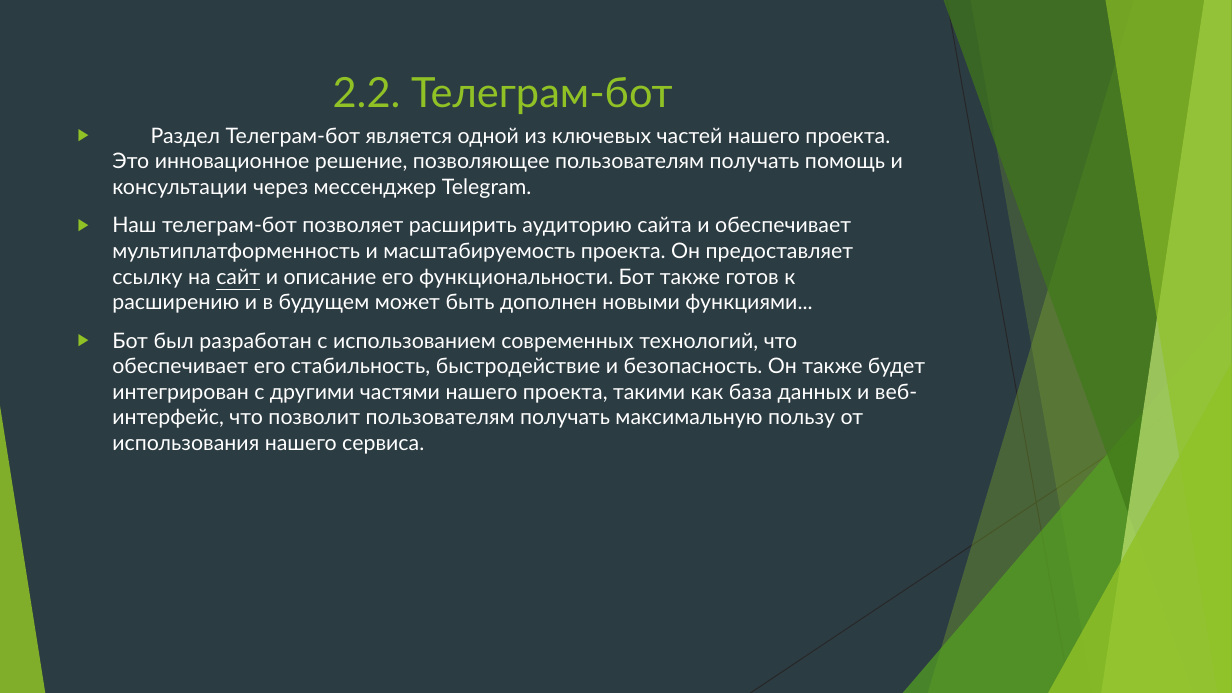
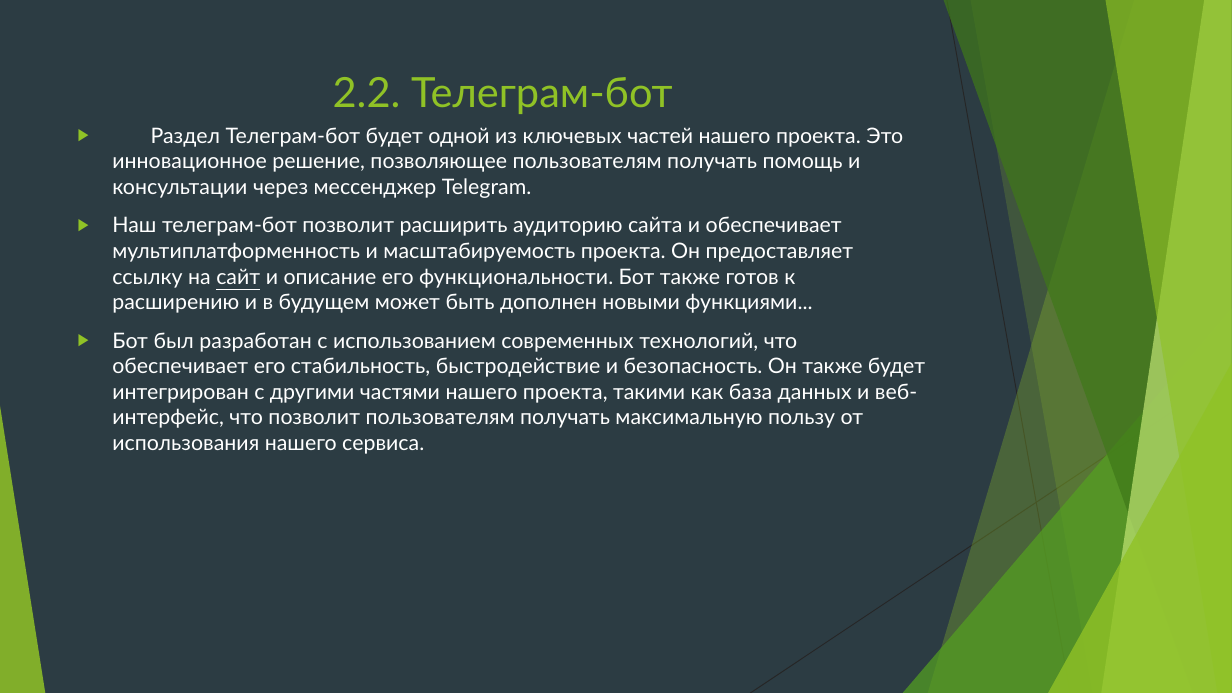
Before and after one commit to Yurij-Bielousov-Dnepr/helpySamui, a slide deck: slide 10 of доки/DIPLOM_PROJECT2.pptx. Drawn at 1232x693 pixels with LibreOffice and Linux fonts; fonts in the diff are those of the drawing. Boxes give left, top, right and bottom in pixels: in the first picture for what was removed or moved away, otherwise in the second. Text is boxed around its words. In the diff, an @@ line names an element or a change of style, - is before the commit and + after.

```diff
--- a/доки/DIPLOM_PROJECT2.pptx
+++ b/доки/DIPLOM_PROJECT2.pptx
@@ text at box(112, 127, 903, 313): text changed @@
-▶ Раздел Телеграм-бот является одной из ключевых частей нашего проекта. Это инновационное решение, позволяющее пользователям получать помощь и консультации через мессенджер Telegram.
-▶ Наш телеграм-бот позволяет расширить аудиторию сайта и обеспечивает мультиплатформенность и масштабируемость проекта. Он предоставляет ссылку на сайт и описание его функциональности. Бот также готов к расширению и в будущем может быть дополнен новыми функциями...
+▶ Раздел Телеграм-бот будет одной из ключевых частей нашего проекта. Это инновационное решение, позволяющее пользователям получать помощь и консультации через мессенджер Telegram.
+▶ Наш телеграм-бот позволит расширить аудиторию сайта и обеспечивает мультиплатформенность и масштабируемость проекта. Он предоставляет ссылку на сайт и описание его функциональности. Бот также готов к расширению и в будущем может быть дополнен новыми функциями...
```
Also in this commit, not shown: 2 other slides changed, 7 other files.
